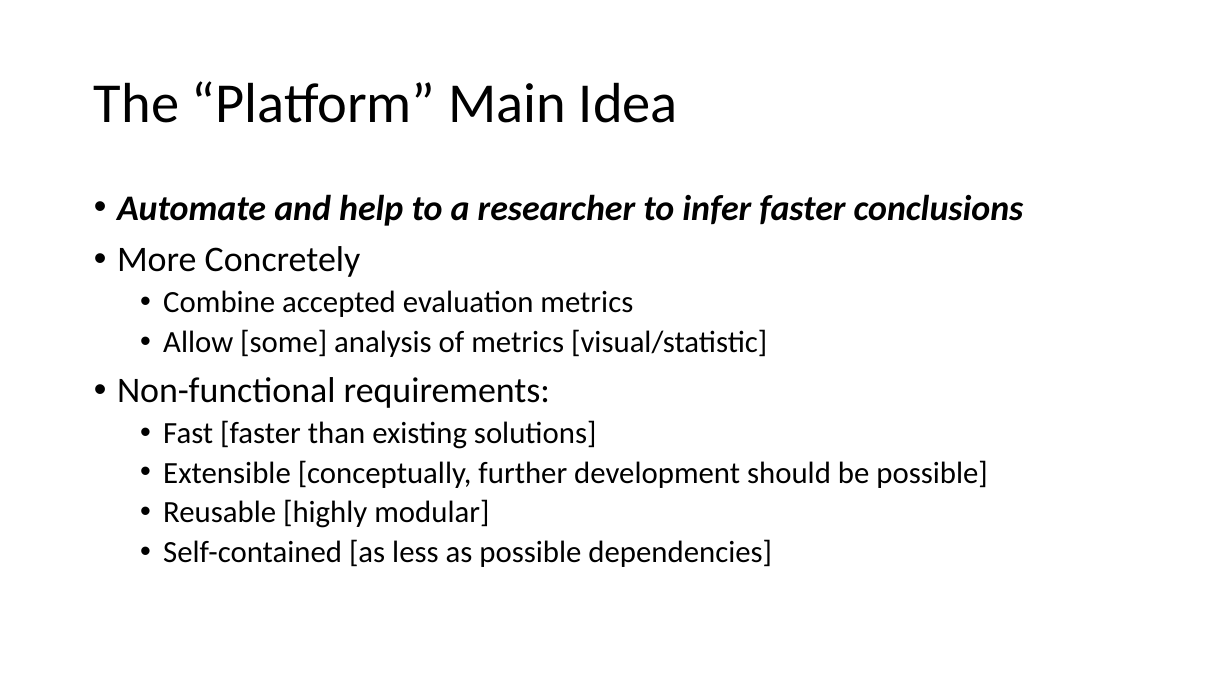
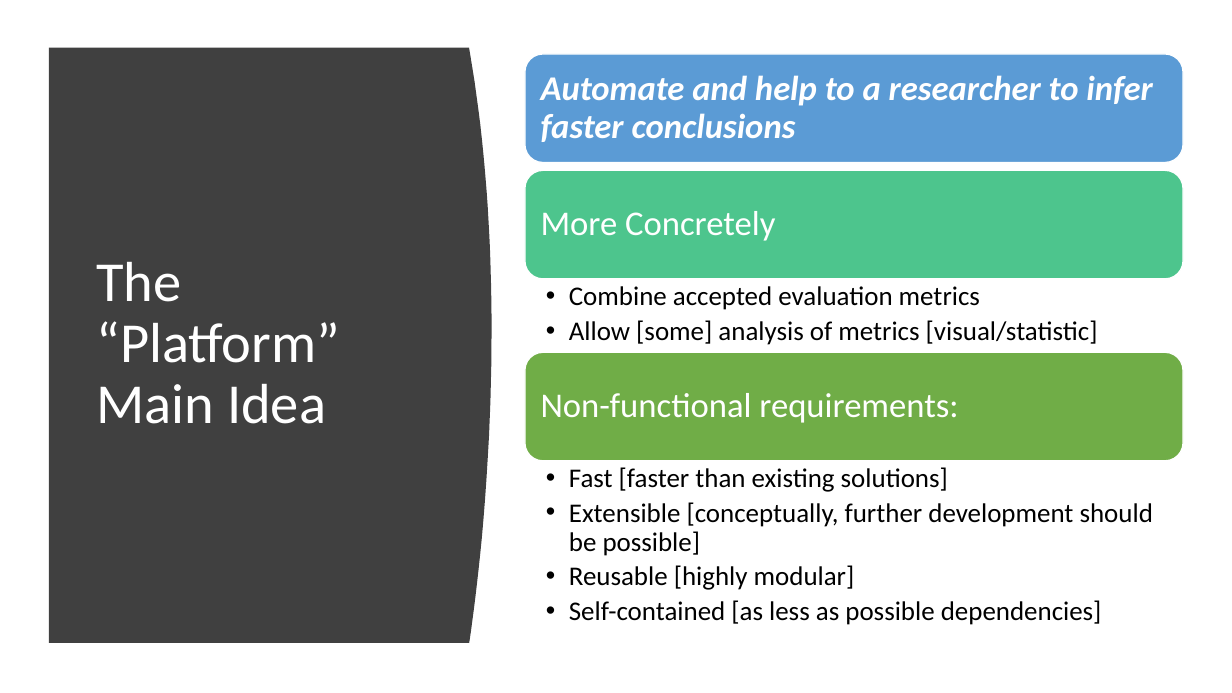
Before and after one commit to karno-bh/rouge-reimpl, a slide deck: slide 6 of docs/Summary Evaluation Platform.pptx. Drawn at 1232x693 pixels with LibreOffice and Linux fonts; fonts in the diff are those of the drawing. Boxes give left, top, right and bottom in pixels: in the first picture for what was removed or moved away, otherwise in the second. Text is boxed around its words. In the diff, an @@ line names an element or a change of style, - is before the commit and + after.

```diff
--- a/docs/Summary Evaluation Platform.pptx
+++ b/docs/Summary Evaluation Platform.pptx
@@ freeform shape added at (49, 48, 492, 643), fill #404040 @@
@@ title "The “Platform” Main Idea": place and size @@
-title "The “Platform” Main Idea" at (94, 81, 678, 123)
+title "The “Platform” Main Idea" at (96, 262, 340, 424)
@@ title "The “Platform” Main Idea" at (96, 262, 340, 424): text colour #000000 to #FFFFFF @@
@@ text removed at (117, 194, 1024, 567) @@
-• Automate and help to a researcher to infer faster conclusions
-• More Concretely
-  • Combine accepted evaluation metrics
-  • Allow [some] analysis of metrics [visual/statistic]
-• Non-functional requirements:
-  • Fast [faster than existing solutions]
-  • Extensible [conceptually, further development should be possible]
-  • Reusable [highly modular]
-  • Self-contained [as less as possible dependencies]
@@ group added at (525, 54, 1183, 625): 5 texts, 3 rounded rectangles @@
+Automate and help to a researcher to infer faster conclusions
+More Concretely
+  • Combine accepted evaluation metrics
+  • Allow [some] analysis of metrics [visual/statistic]
+Non-functional requirements:
+  • Fast [faster than existing solutions]
+  • Extensible [conceptually, further development should be possible]
+  • Reusable [highly modular]
+  • Self-contained [as less as possible dependencies]
```
Also in this commit, not shown: 11 other slides changed, 14 slides added.
